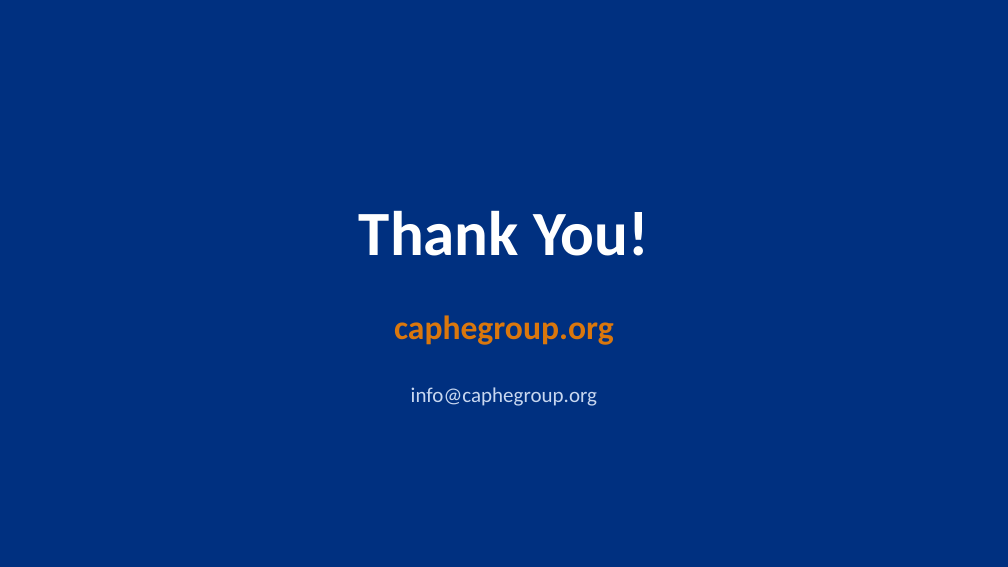
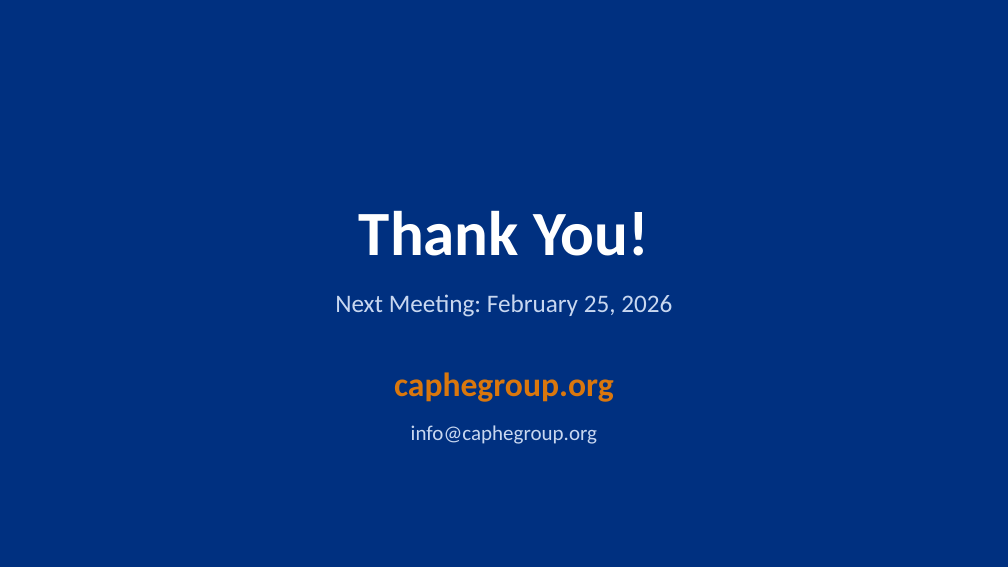
Before and after one commit to dphdame/caphe-website, a slide deck: slide 9 of outputs/presentations/CAPHE_Meeting_2026-01-28.pptx (slide 4 before the commit). Drawn at 1008x567 pixels with LibreOffice and Linux fonts; fonts in the diff are those of the drawing. Boxes give left, top, right and bottom in pixels: in the first picture for what was removed or moved away, otherwise in the second. Text is boxed around its words. In the diff, an @@ line names an element or a change of style, - is before the commit and + after.

```diff
--- a/outputs/presentations/CAPHE_Meeting_2026-01-28.pptx
+++ b/outputs/presentations/CAPHE_Meeting_2026-01-28.pptx
@@ text added at box(335, 294, 672, 317), 24 pt, text #C8D7F0 @@
+Next Meeting: February 25, 2026
@@ text at box(394, 372, 614, 402): text changed; size 20 to 32 pt; text colour #C8D7F0 to #DA770D; bold on @@
-info@caphegroup.org
+caphegroup.org
@@ text at box(411, 425, 597, 444): text changed; size 32 to 20 pt; text colour #DA770D to #C8D7F0; bold off @@
-caphegroup.org
+info@caphegroup.org
```
Also in this commit, not shown: 1 other slide changed, 7 slides added, 2 slides removed, 6 other files.
